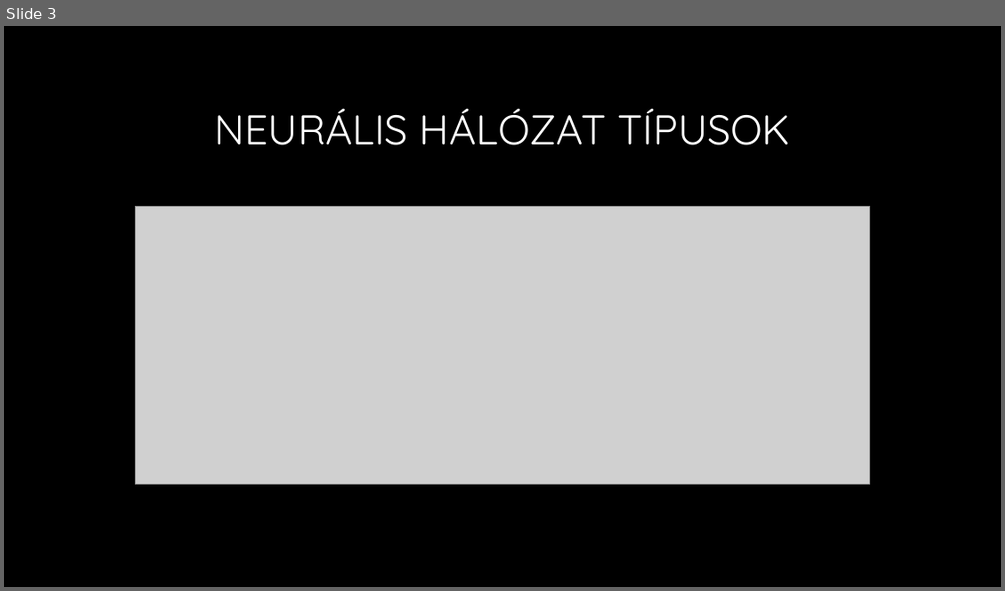
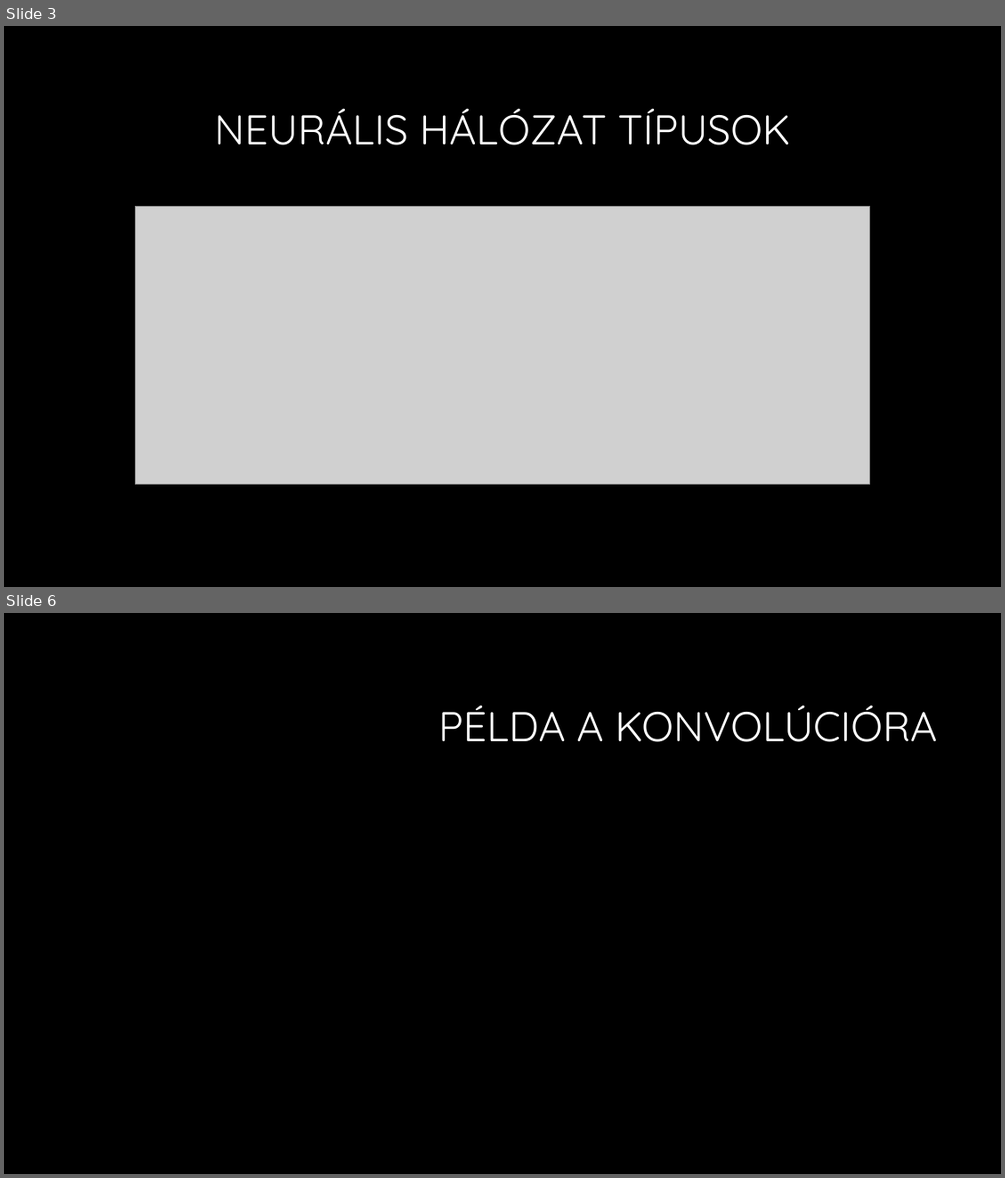
Before and after one commit to martontamas92/CNN, a slide deck: Konvolúciós neuronhálók.pptx. Shown one above the other, each under a label of ours: slide 3 before the commit, slides 3 and 6 after it; the slides between them are not shown. The pictures are 1005x591 and 1005x1178 pixels, drawn with LibreOffice and Linux fonts; fonts in the diff are those of the drawing; grey boxes stand for pictures; background and template pictures are left out. Boxes give left, top, right and bottom in pixels: in the first picture for what was removed or moved away, otherwise in the second. Text is boxed around its words. In the diff, an @@ line names an element or a change of style, - is before the commit and + after.

```diff
--- a/Konvolúciós neuronhálók.pptx
+++ b/Konvolúciós neuronhálók.pptx
@@ slide 6 added at bbox=[4, 613, 1001, 1174], background #000000 @@
@@ title added at bbox=[438, 705, 937, 742], 40 pt, text #FFFFFF @@
+PÉLDA A KONVOLÚCIÓRA
```
Also in this commit, not shown: 2 other slides added.
